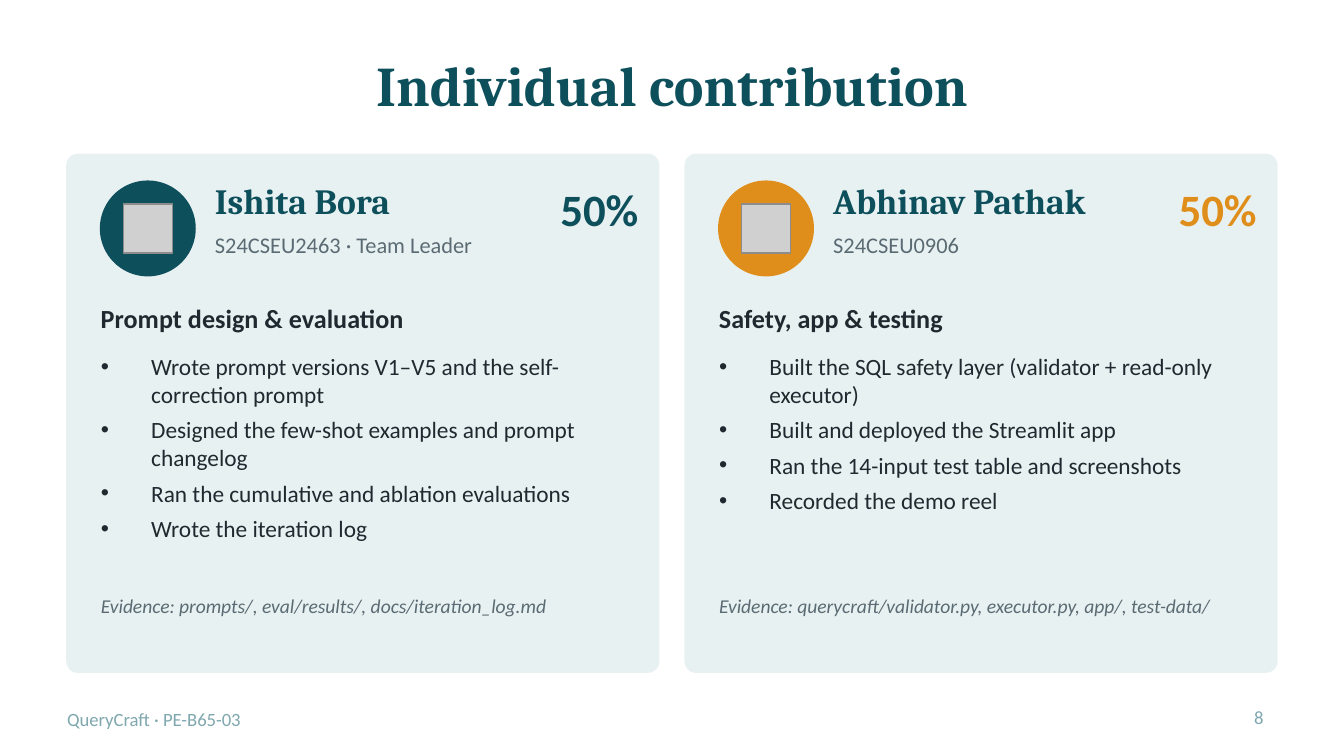
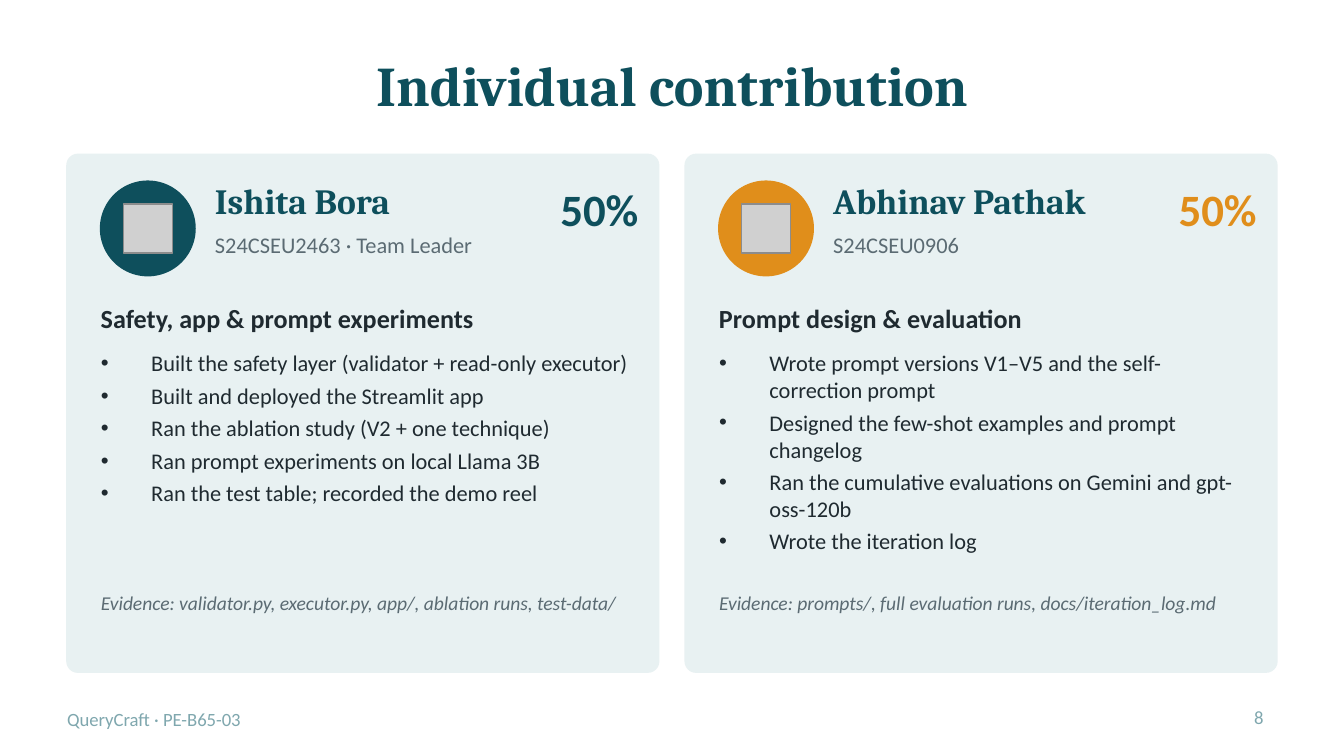
Before and after one commit to pathakabhi-04/QueryCraft, a slide deck: slide 8 of docs/QueryCraft_Presentation.pptx. Drawn at 1344x756 pixels with LibreOffice and Linux fonts; fonts in the diff are those of the drawing; grey boxes stand for pictures. Boxes give left, top, right and bottom in pixels: in the first picture for what was removed or moved away, otherwise in the second. Text is boxed around its words. In the diff, an @@ line names an element or a change of style, - is before the commit and + after.

```diff
--- a/docs/QueryCraft_Presentation.pptx
+++ b/docs/QueryCraft_Presentation.pptx
@@ text at [101, 309, 473, 332]: text changed @@
-Prompt design & evaluation
+Safety, app & prompt experiments
@@ text at [719, 309, 1022, 333]: text changed @@
-Safety, app & testing
+Prompt design & evaluation
@@ text at [151, 355, 627, 504]: text changed; size 12.5 to 12 pt @@
-• Wrote prompt versions V1–V5 and the self-correction prompt
-• Designed the few-shot examples and prompt changelog
-• Ran the cumulative and ablation evaluations
-• Wrote the iteration log
+• Built the safety layer (validator + read-only executor)
+• Built and deployed the Streamlit app
+• Ran the ablation study (V2 + one technique)
+• Ran prompt experiments on local Llama 3B
+• Ran the test table; recorded the demo reel
@@ text at [769, 355, 1232, 553]: text changed; size 12.5 to 12 pt @@
-• Built the SQL safety layer (validator + read-only executor)
-• Built and deployed the Streamlit app
-• Ran the 14-input test table and screenshots
-• Recorded the demo reel
+• Wrote prompt versions V1–V5 and the self-correction prompt
+• Designed the few-shot examples and prompt changelog
+• Ran the cumulative evaluations on Gemini and gpt-oss-120b
+• Wrote the iteration log
@@ text at [101, 596, 616, 613]: text changed @@
-Evidence: prompts/, eval/results/, docs/iteration_log.md
+Evidence: validator.py, executor.py, app/, ablation runs, test-data/
@@ text at [719, 596, 1216, 614]: text changed @@
-Evidence: querycraft/validator.py, executor.py, app/, test-data/
+Evidence: prompts/, full evaluation runs, docs/iteration_log.md
```
Also in this commit, not shown: 2 other files.
